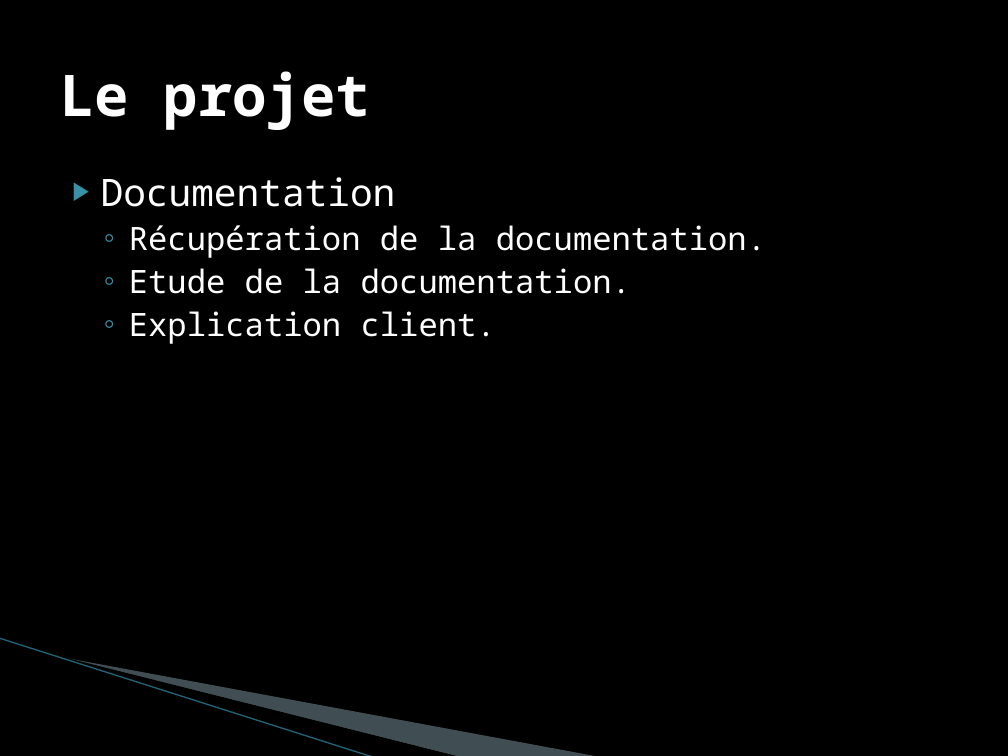
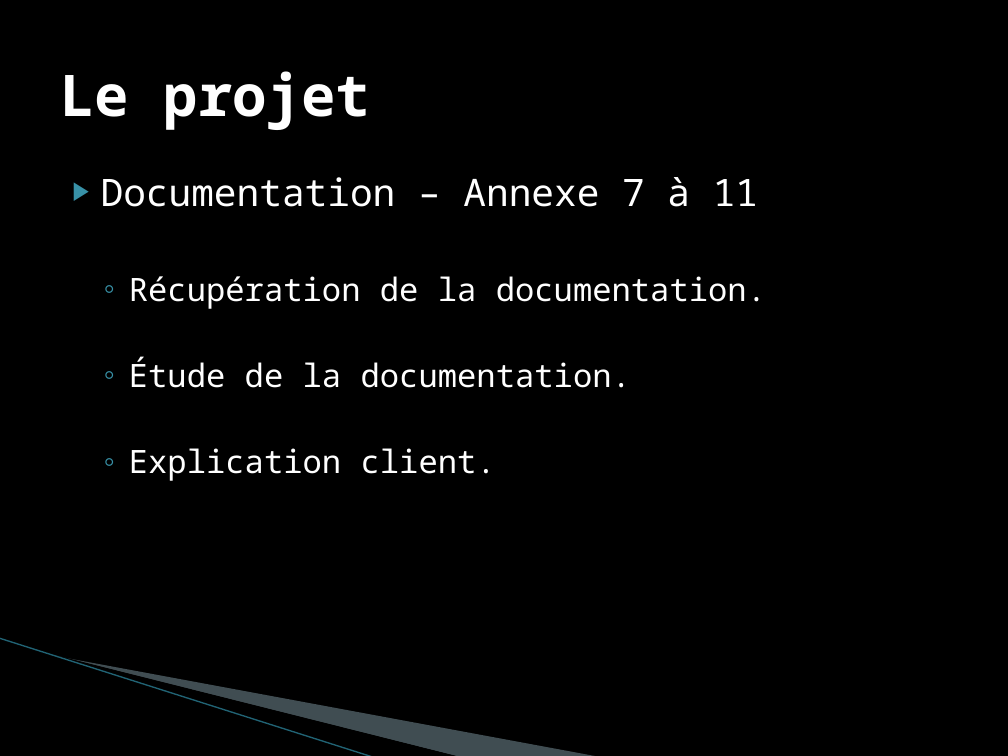
Before and after one commit to AurelienHarle/SuiviStagiaire, a slide deck: slide 11 of doc/Rapport de stage/Presentation suivi de stagiaire.pptx. Drawn at 1008x756 pixels with LibreOffice and Linux fonts; fonts in the diff are those of the drawing; background and template pictures are left out. Boxes give left, top, right and bottom in pixels: in the first picture for what was removed or moved away, otherwise in the second. Text is boxed around its words. In the diff, an @@ line names an element or a change of style, - is before the commit and + after.

```diff
--- a/doc/Rapport de stage/Presentation suivi de stagiaire.pptx
+++ b/doc/Rapport de stage/Presentation suivi de stagiaire.pptx
@@ text at <box>101,177,758,207</box>: text changed @@
-▶ Documentation
+▶ Documentation – Annexe 7 à 11
@@ text at <box>129,357,631,388</box>: text changed @@
-  ◦ Etude de la documentation.
+  ◦ Étude de la documentation.
```
Also in this commit, not shown: 10 other slides changed, 1 slide added, 2 other files.
